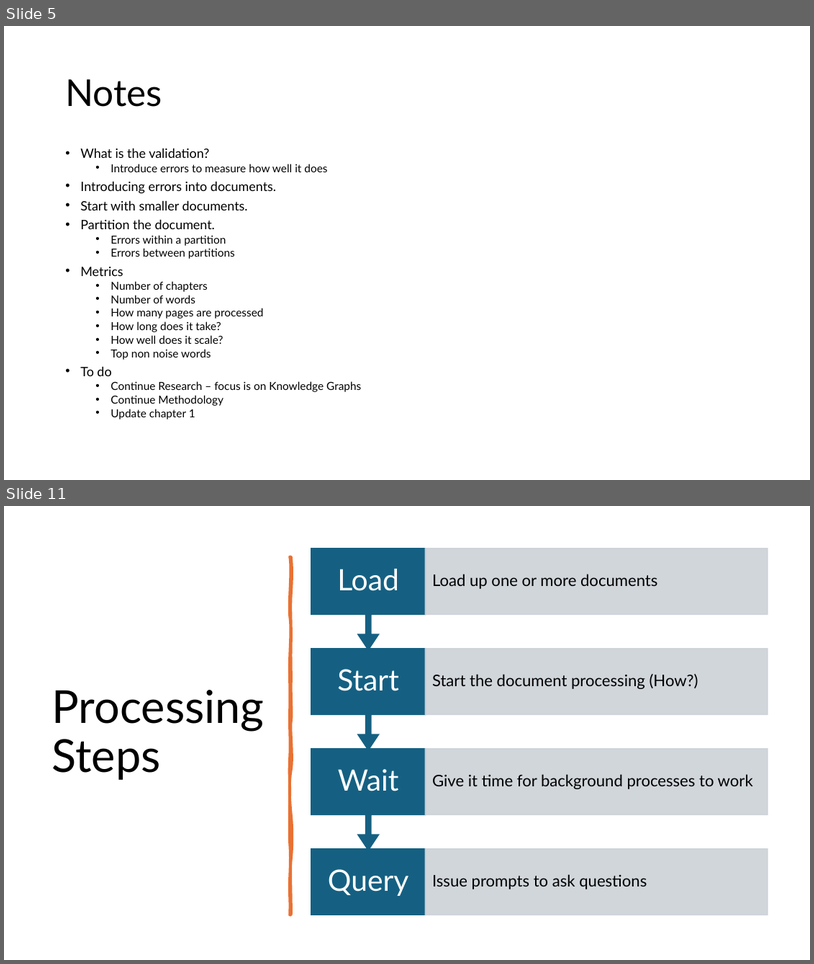
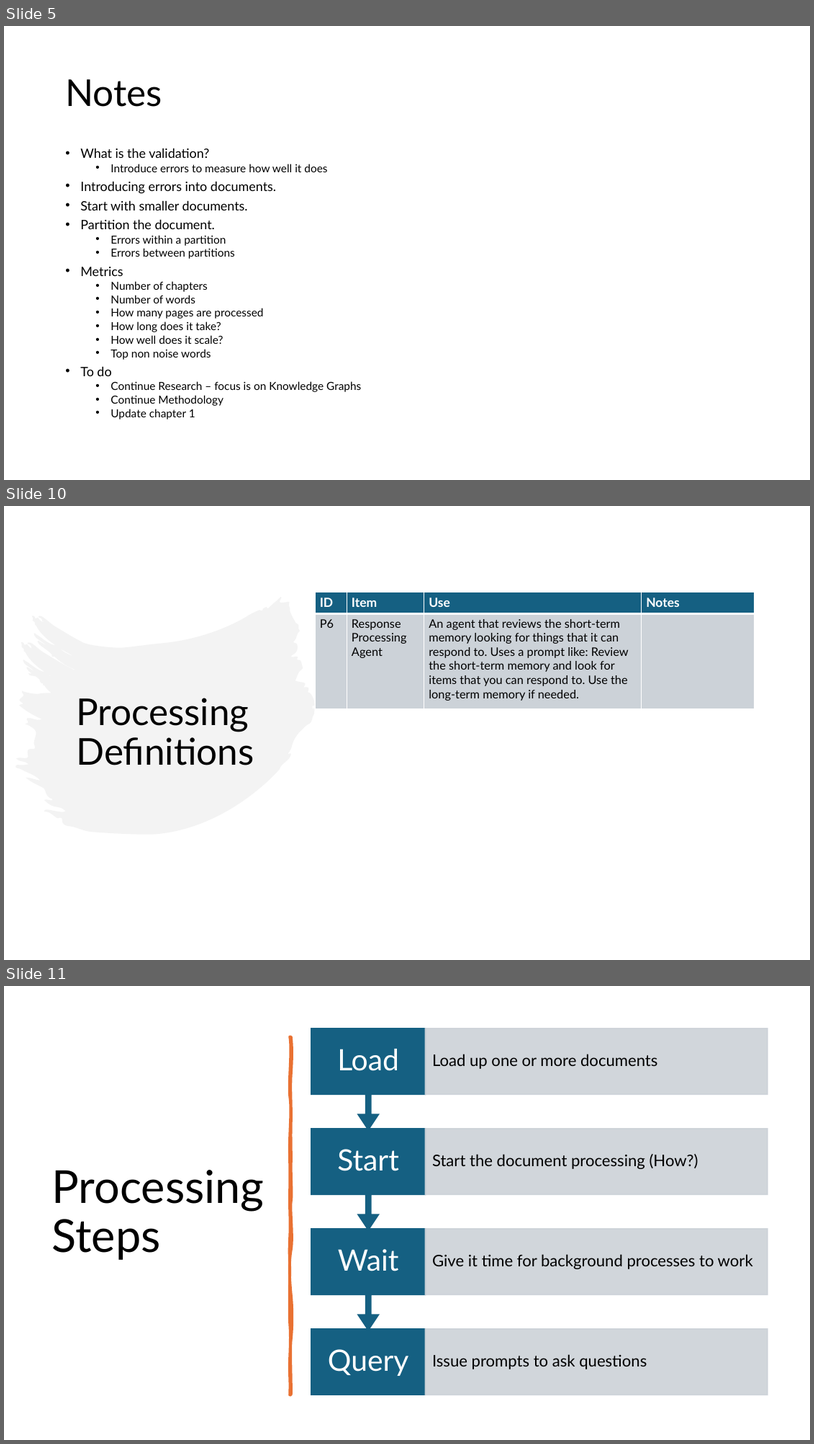
Before and after one commit to OwlSaver/GWU, a slide deck: Praxis/Advisor/Session 7/Wacey Michal Praxis Methodology V2.pptx. Shown one above the other, each under a label of ours: slides 5 and 11 before the commit, slides 5, 10 and 11 after it; the slides between them are not shown. The pictures are 814x964 and 814x1444 pixels, drawn with LibreOffice and Linux fonts; fonts in the diff are those of the drawing. Boxes give left, top, right and bottom in pixels: in the first picture for what was removed or moved away, otherwise in the second. Text is boxed around its words. In the diff, an @@ line names an element or a change of style, - is before the commit and + after.

```diff
--- a/Praxis/Advisor/Session 7/Wacey Michal Praxis Methodology V2.pptx
+++ b/Praxis/Advisor/Session 7/Wacey Michal Praxis Methodology V2.pptx
@@ slide 10 added at (x1=4, y1=506, x2=810, y2=960), background #FFFFFF @@
@@ table added at (x1=315, y1=592, x2=755, y2=708), 2 rows, 4 columns @@
+ID | Item | Use | Notes
+P6 | Response Processing Agent | An agent that reviews the short-term memory looking for things that it can respond to. Uses a prompt like: Review the short-term memory and look for items that you can respond to. Use the long-term memory if needed. | 
@@ freeform shape added at (x1=16, y1=597, x2=315, y2=834), fill #E8E8E8 at 50% opacity @@
@@ title added at (x1=76, y1=698, x2=254, y2=765), 44 pt, text #000000 @@
+Processing Definitions
```
Also in this commit, not shown: 7 slides changed, 1 slide removed, 3 other files.
